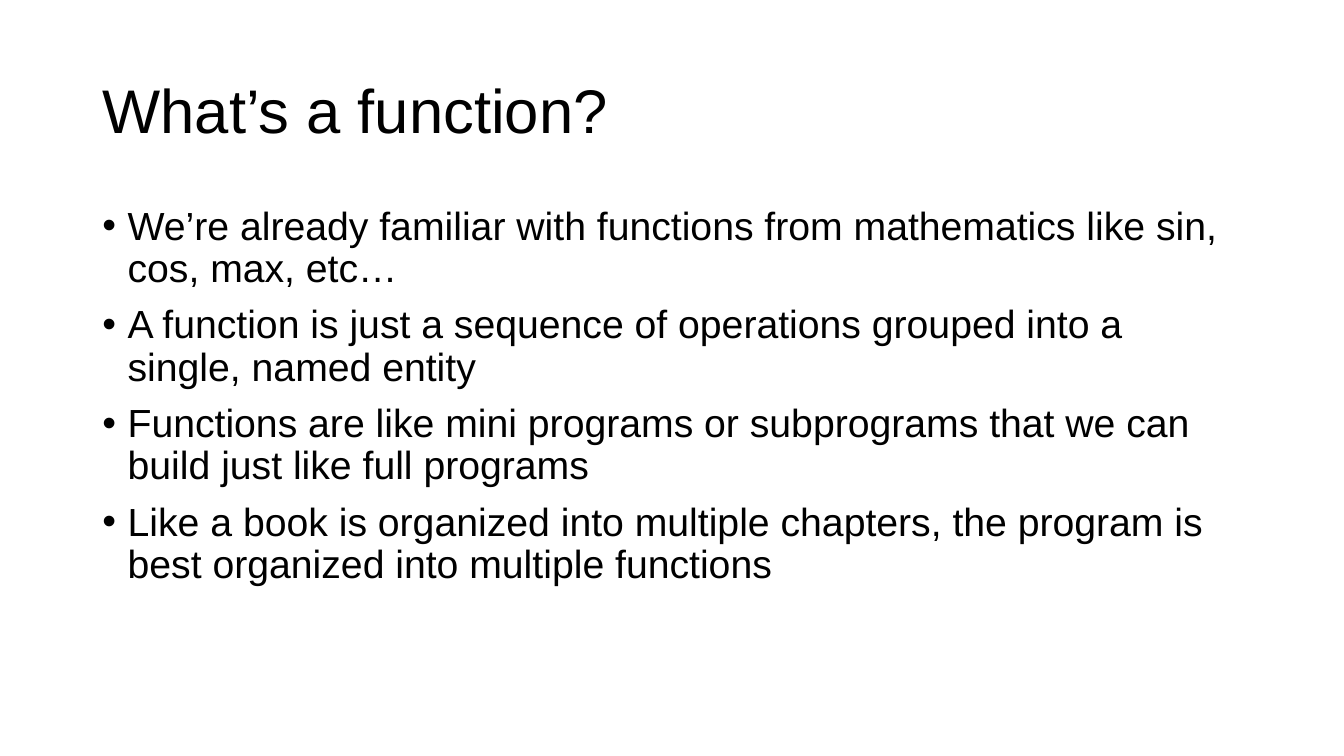
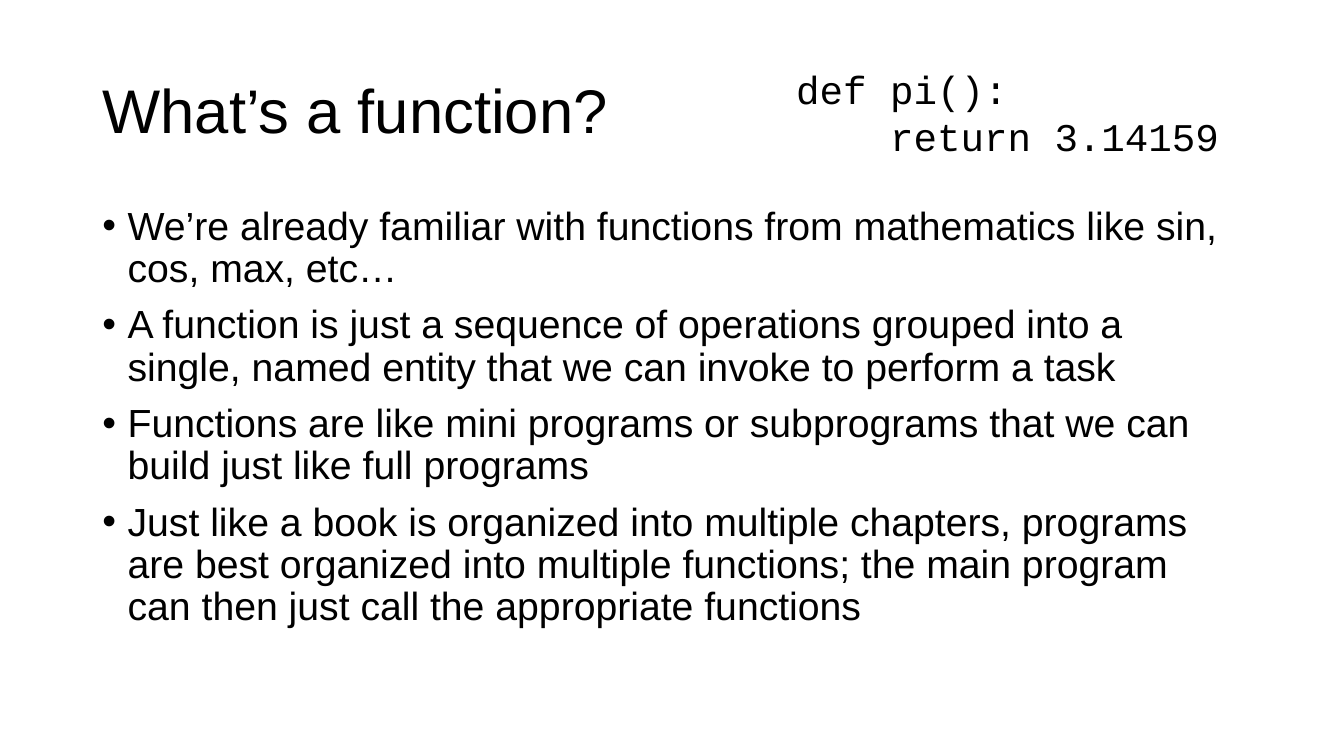
Before and after one commit to parrt/msds501, a slide deck: slide 2 of slides/functions.pptx. Drawn at 1344x756 pixels with LibreOffice and Linux fonts; fonts in the diff are those of the drawing; background and template pictures are left out. Boxes give left, top, right and bottom in pixels: in the first picture for what was removed or moved away, otherwise in the second. Text is boxed around its words. In the diff, an @@ line names an element or a change of style, - is before the commit and + after.

```diff
--- a/slides/functions.pptx
+++ b/slides/functions.pptx
@@ text added at [796,76,1219,152], 28 pt, text #000000 @@
+def pi():
+return 3.14159
@@ text at [128,309,1122,389]: text changed @@
-• A function is just a sequence of operations grouped into a single, named entity
+• A function is just a sequence of operations grouped into a single, named entity that we can invoke to perform a task
@@ text at [128,507,1187,628]: text changed @@
-• Like a book is organized into multiple chapters, the program is best organized into multiple functions
+• Just like a book is organized into multiple chapters, programs are best organized into multiple functions; the main program can then just call the appropriate functions
```
Also in this commit, not shown: 2 other slides changed, 13 slides added, 2 other files.
